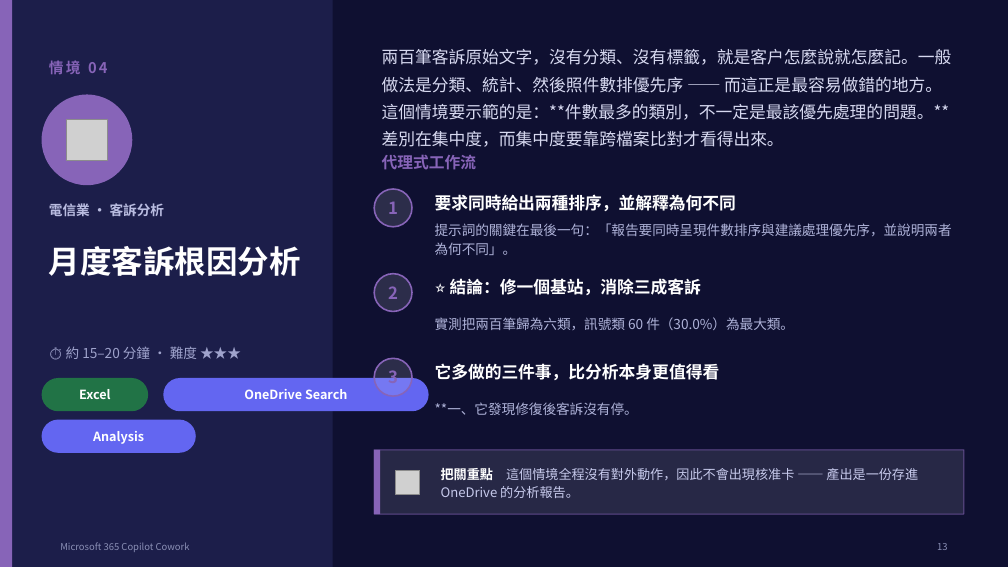
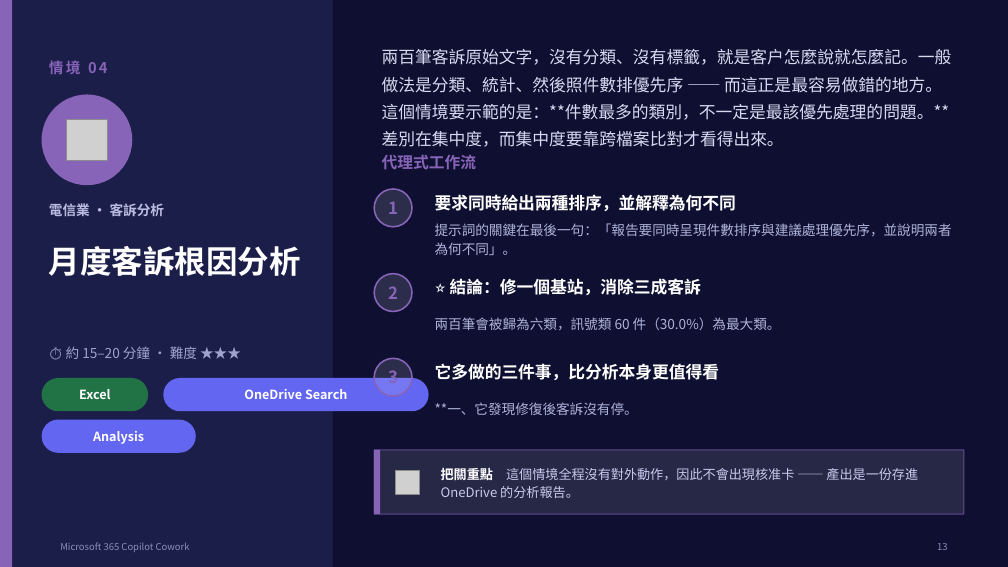
Before and after one commit to AndyHung11/Copilot-in-1mins, a slide deck: slide 14 of CoworkPlaybook/Cowork_教育訓練簡報_電信業版.pptx. Drawn at 1008x567 pixels with LibreOffice and Linux fonts; fonts in the diff are those of the drawing; grey boxes stand for pictures. Boxes give left, top, right and bottom in pixels: in the first picture for what was removed or moved away, otherwise in the second. Text is boxed around its words. In the diff, an @@ line names an element or a change of style, - is before the commit and + after.

```diff
--- a/CoworkPlaybook/Cowork_教育訓練簡報_電信業版.pptx
+++ b/CoworkPlaybook/Cowork_教育訓練簡報_電信業版.pptx
@@ text at <box>435,317,781,330</box>: text changed @@
-實測把兩百筆歸為六類，訊號類 60 件（30.0%）為最大類。
+兩百筆會被歸為六類，訊號類 60 件（30.0%）為最大類。
```
Also in this commit, not shown: 4 other slides changed, 6 other files.
